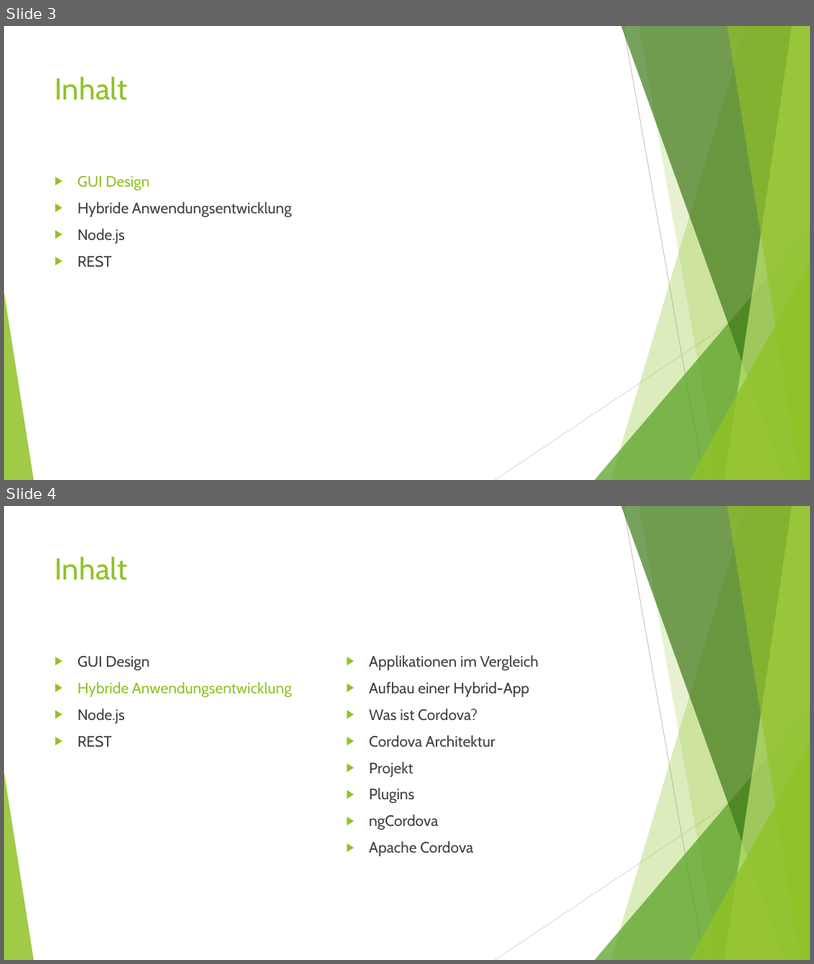
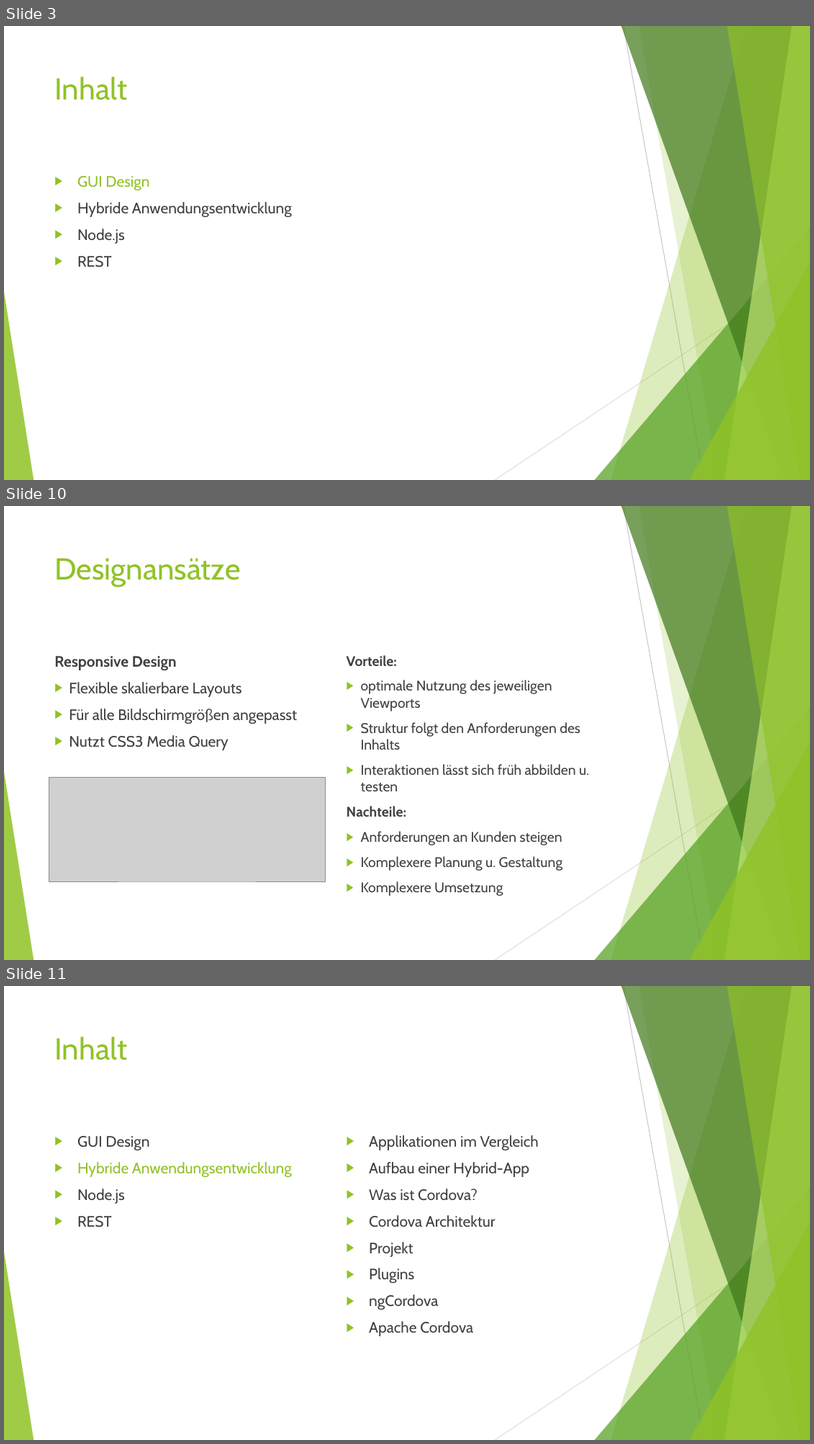
Before and after one commit to Ufo391/KSWE_DOKU, a slide deck: Vortrag/Mobile Anwendungsentwicklung.ppt. Shown one above the other, each under a label of ours: slides 3 and 4 before the commit, slides 3, 10 and 11 after it; the slides between them are not shown. The pictures are 814x964 and 814x1444 pixels, drawn with LibreOffice and Linux fonts; fonts in the diff are those of the drawing; grey boxes stand for pictures. Boxes give left, top, right and bottom in pixels: in the first picture for what was removed or moved away, otherwise in the second. Text is boxed around its words. In the diff, an @@ line names an element or a change of style, - is before the commit and + after.

```diff
--- a/Vortrag/Mobile Anwendungsentwicklung.ppt
+++ b/Vortrag/Mobile Anwendungsentwicklung.ppt
@@ slide 10 added at (x1=4, y1=506, x2=810, y2=960), background #FFFFFF; not listed: 10 template elements that a slide beside it also shows @@
@@ title added at (x1=55, y1=558, x2=241, y2=587), 36 pt, text #90C226 @@
+Designansätze
@@ text added at (x1=54, y1=656, x2=297, y2=750), 18 pt, text #404040 @@
+Responsive Design
+▶ Flexible skalierbare Layouts
+▶ Für alle Bildschirmgrößen angepasst
+▶ Nutzt CSS3 Media Query
@@ text added at (x1=347, y1=655, x2=589, y2=896), 16.6 pt, text #404040 @@
+Vorteile:
+▶ optimale Nutzung des jeweiligen Viewports
+▶ Struktur folgt den Anforderungen des Inhalts
+▶ Interaktionen lässt sich früh abbilden u. testen
+Nachteile:
+▶ Anforderungen an Kunden steigen
+▶ Komplexere Planung u. Gestaltung
+▶ Komplexere Umsetzung
@@ picture added at (x1=49, y1=777, x2=325, y2=881) @@
@@ what was slide 4 is now slide 11 @@
```
Also in this commit, not shown: 10 other slides added, 3 slides removed.
